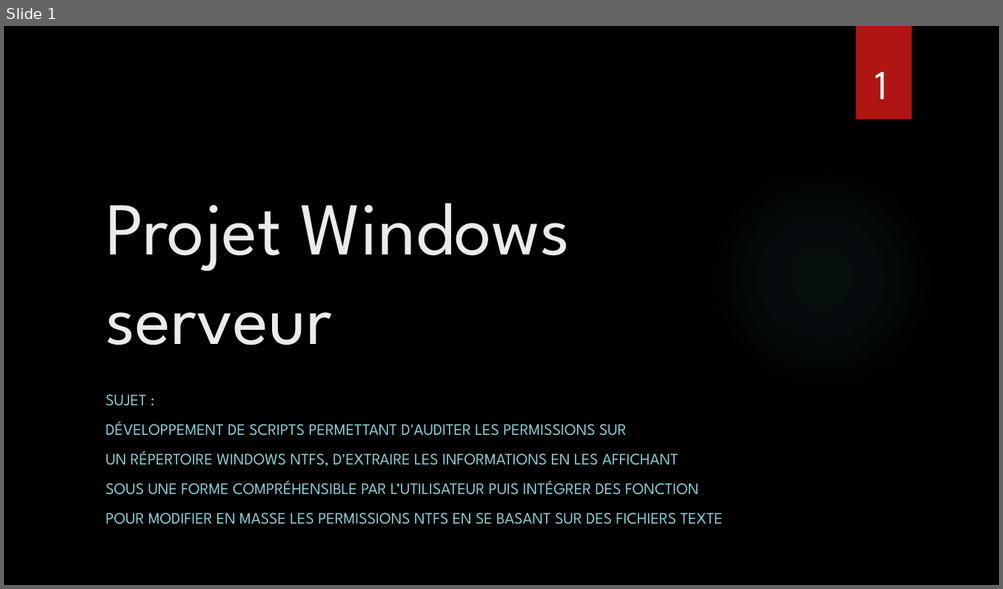
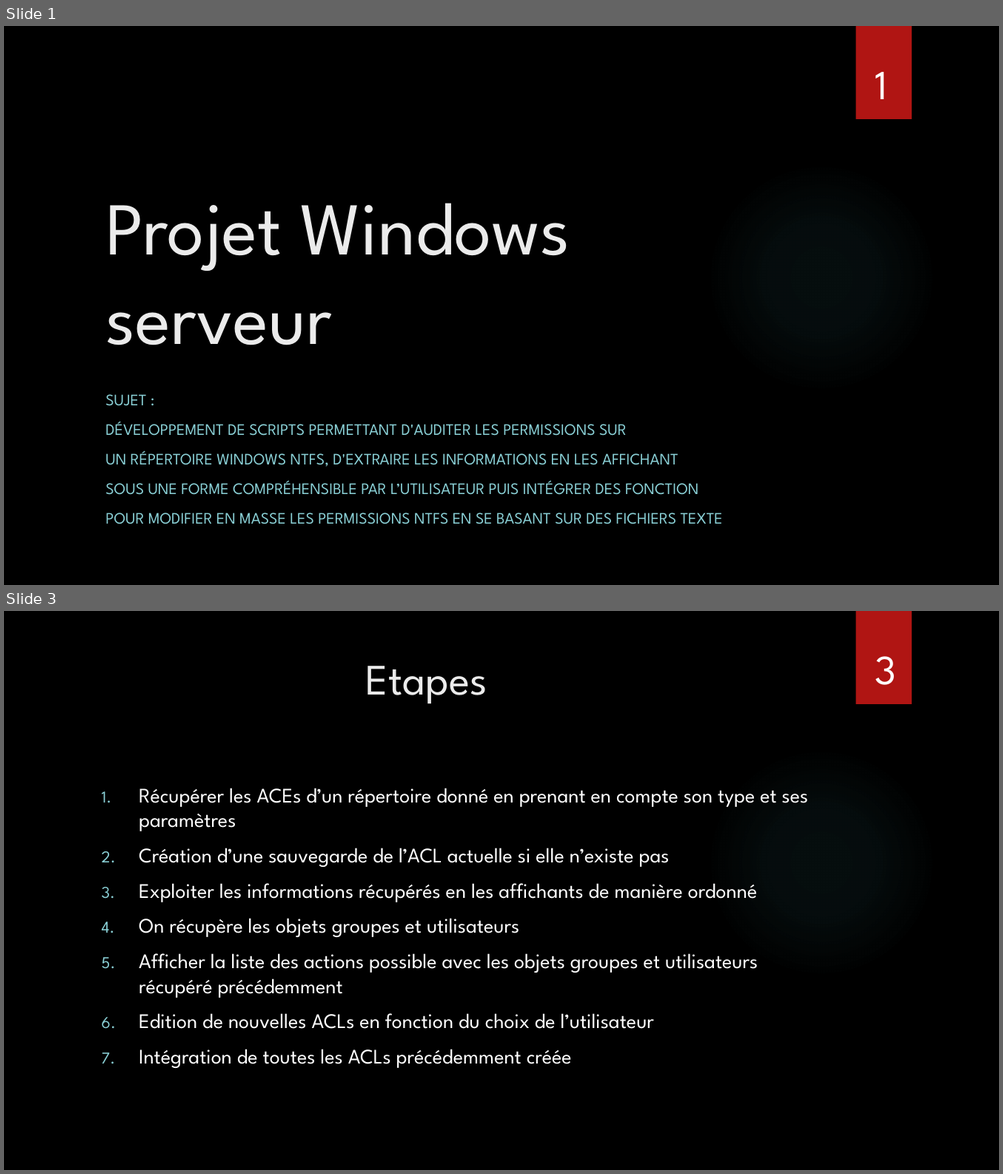
Before and after one commit to FernandezBenjamin/Admin-Windows-Server, a slide deck: Projet_Windows_serveur.pptx. Shown one above the other, each under a label of ours: slide 1 before the commit, slides 1 and 3 after it; the slides between them are not shown. The pictures are 1003x589 and 1003x1174 pixels, drawn with LibreOffice and Linux fonts; fonts in the diff are those of the drawing; background and template pictures are left out. Boxes give left, top, right and bottom in pixels: in the first picture for what was removed or moved away, otherwise in the second. Text is boxed around its words. In the diff, an @@ line names an element or a change of style, - is before the commit and + after.

```diff
--- a/Projet_Windows_serveur.pptx
+++ b/Projet_Windows_serveur.pptx
@@ slide 3 added at (4, 611, 999, 1170), background picture (left out); not listed: 2 template elements that a slide beside it also shows @@
@@ title added at (366, 666, 487, 704), 42 pt, text #EBEBEB @@
+Etapes
@@ text added at (874, 656, 896, 685), 40 pt, text #FFFFFF @@
+3
@@ text added at (139, 788, 808, 1068), 20 pt, text #FFFFFF @@
+1. Récupérer les ACEs d’un répertoire donné en prenant en compte son type et ses paramètres
+2. Création d’une sauvegarde de l’ACL actuelle si elle n’existe pas
+3. Exploiter les informations récupérés en les affichants de manière ordonné
+4. On récupère les objets groupes et utilisateurs
+5. Afficher la liste des actions possible avec les objets groupes et utilisateurs récupéré précédemment
+6. Edition de nouvelles ACLs en fonction du choix de l’utilisateur
+7. Intégration de toutes les ACLs précédemment créée
```
Also in this commit, not shown: 1 slide changed, 1 slide removed.
